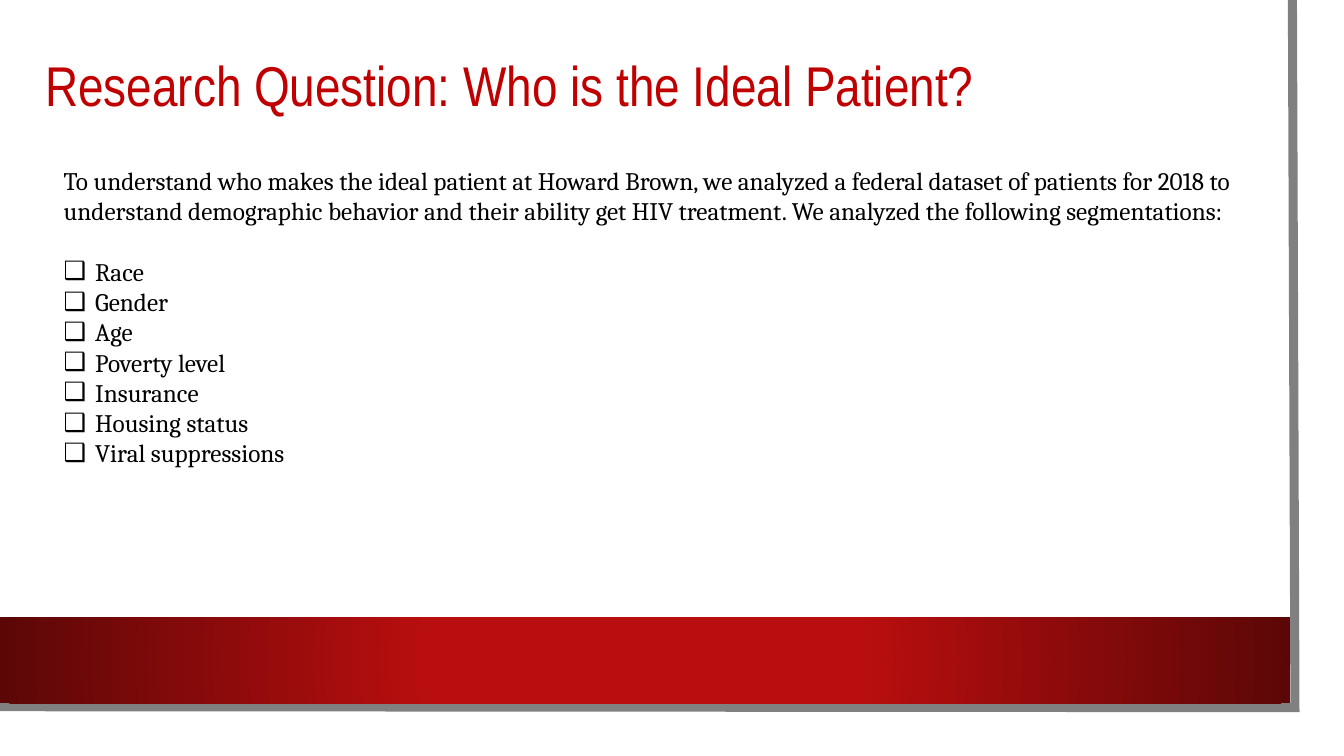
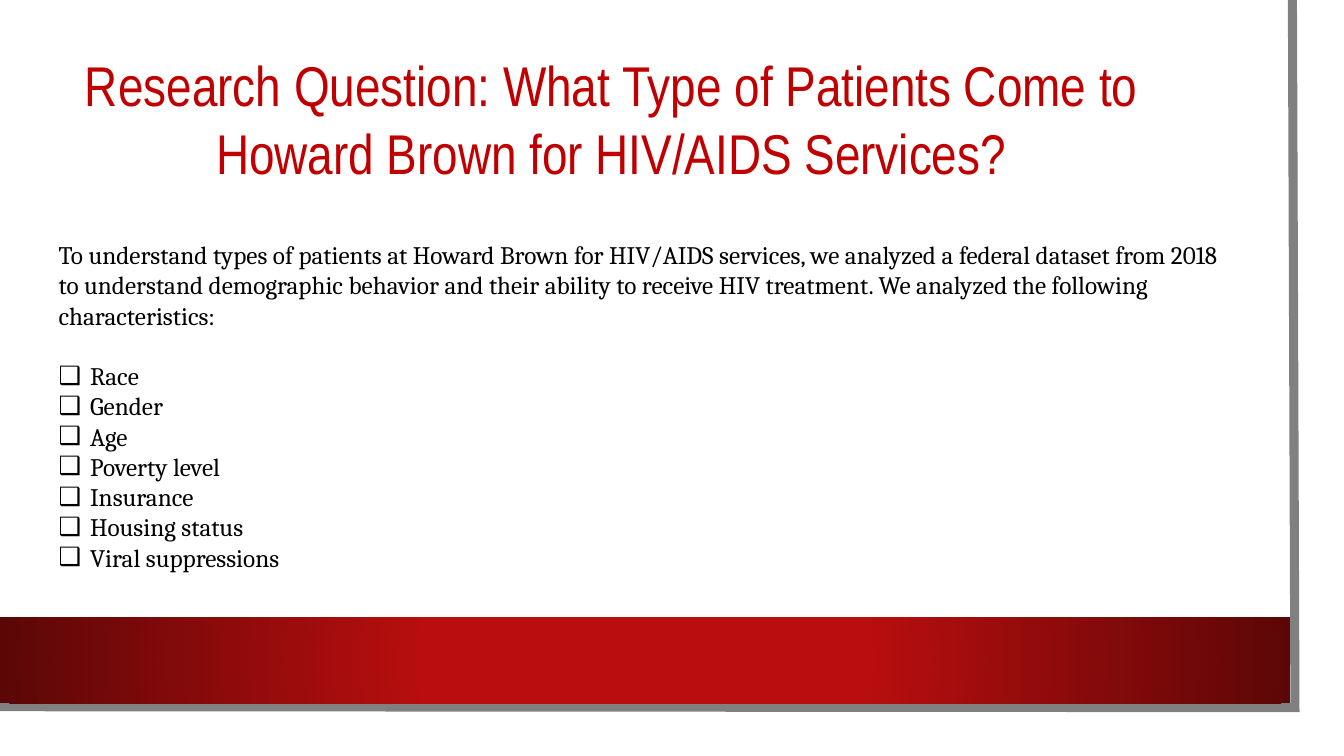
Before and after one commit to rihamramadan/Project-1, a slide deck: slide 3 of HIV Testing Analysis.pptx. Drawn at 1344x756 pixels with LibreOffice and Linux fonts; fonts in the diff are those of the drawing; background and template pictures are left out. Boxes give left, top, right and bottom in pixels: in the first picture for what was removed or moved away, otherwise in the second. Text is boxed around its words. In the diff, an @@ line names an element or a change of style, - is before the commit and + after.

```diff
--- a/HIV Testing Analysis.pptx
+++ b/HIV Testing Analysis.pptx
@@ text at bbox=[85, 65, 1137, 175]: text changed @@
-Research Question: Who is the Ideal Patient?
+Research Question: What Type of Patients Come to Howard Brown for HIV/AIDS Services?
@@ text "To understand types of patients ...": place and size @@
-text "To understand types of patients ..." at bbox=[64, 172, 1230, 468]
+text "To understand types of patients ..." at bbox=[59, 246, 1217, 573]
@@ text at bbox=[59, 246, 1217, 326]: text changed @@
-To understand who makes the ideal patient at Howard Brown, we analyzed a federal dataset of patients for 2018 to understand demographic behavior and their ability get HIV treatment. We analyzed the following segmentations:
+To understand types of patients at Howard Brown for HIV/AIDS services, we analyzed a federal dataset from 2018 to understand demographic behavior and their ability to receive HIV treatment. We analyzed the following characteristics:
```
Also in this commit, not shown: 3 other slides changed, 1 other file.
